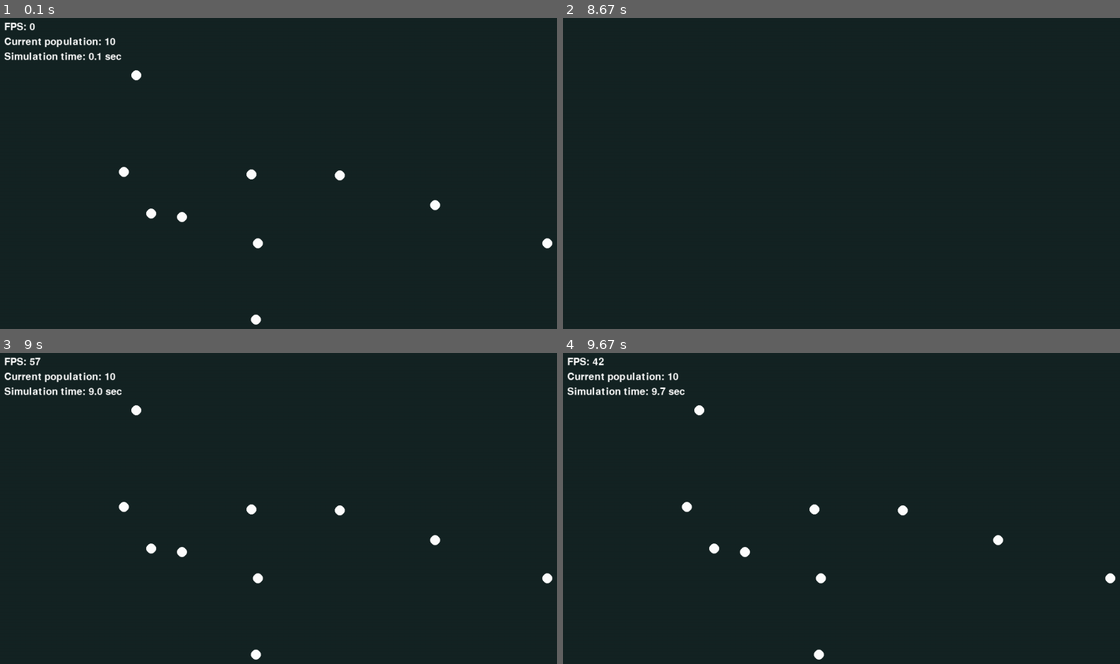
Above: before the commit, frames 1-4 (two rows, left to right).
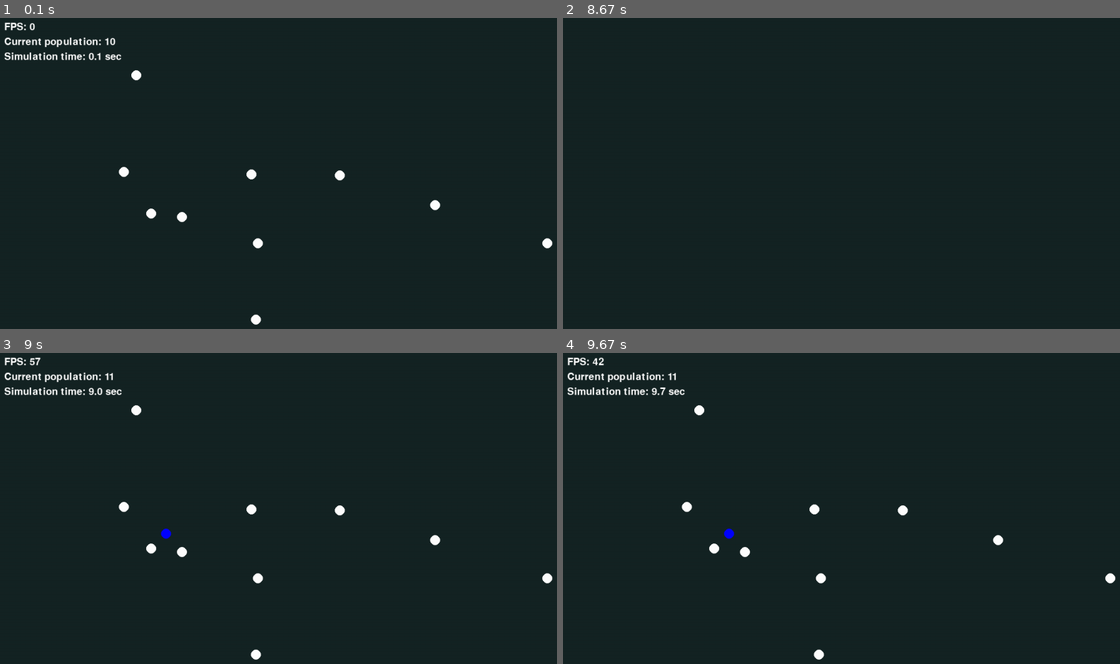
Above: after the commit, the same moments.

Repository: darceno/lifebox-simulator
Game: pygame game, started from src/main.py
Two runs of this game, one before a commit and one after it. Both use one fixed random seed, a clock stepped at 60 frames per second and the inputs below.
Inputs:
- Up to frame 1 (0.1 s): no input
- Up to frame 2 (8.67 s): tap Space at 0.33, 0.73, 1.03, 1.23, 1.57, 1.87, 2.07, 2.37, 2.63, 2.97, 3.27, 3.4, 3.8, 4.1, 4.47, 4.87, 5.17, 5.37, 5.67, 5.87, 6.2, 6.5, 6.7, 7, 7.27, 7.6, 7.9, 8.03, 8.43 s
- Up to frame 3 (9 s): tap Space at 8.73 s
- Up to frame 4 (9.67 s): tap Space at 9.1, 9.5 s

Frames 1-2 are identical in both runs. In frame 3, less than 0.1% of the frame differs, in the area x 19-31%, y 6-60%; in frame 4, less than 0.1%.

Commit message:
Update cellular_respiration for more timing variation

Diff:
--- a/src/main.py
+++ b/src/main.py
@@ -76,7 +76,7 @@
     def cellular_respiration(self):
         if time.time() - self.last_cellular_respiration > 1:
             energy_consumption = len(self.genome) + 3
-            nutrients_variation = random.randint(7, 13)
+            nutrients_variation = random.randint(5, 15)
             self.nutrients += nutrients_variation - energy_consumption
             self.last_cellular_respiration = time.time()
 
